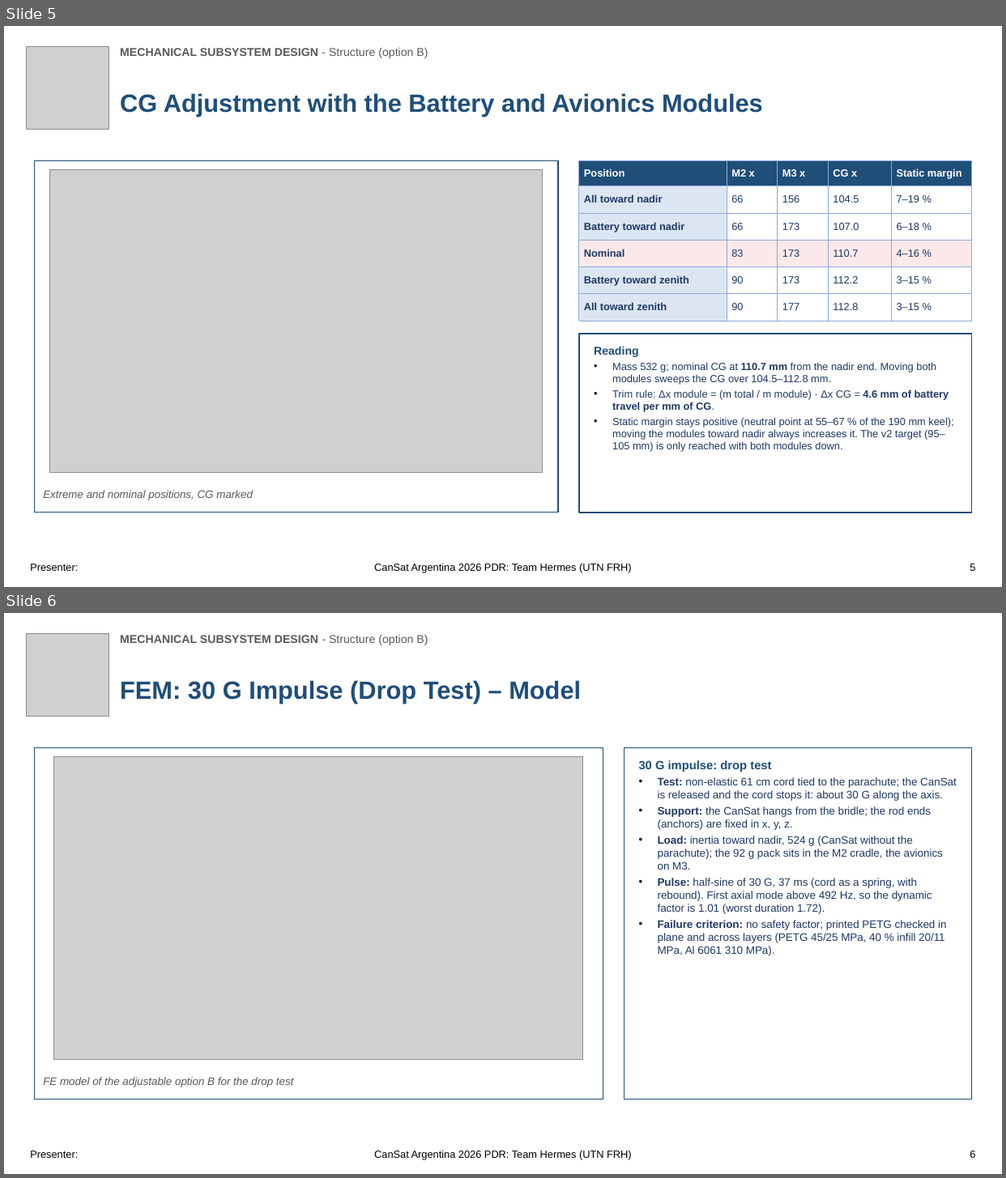
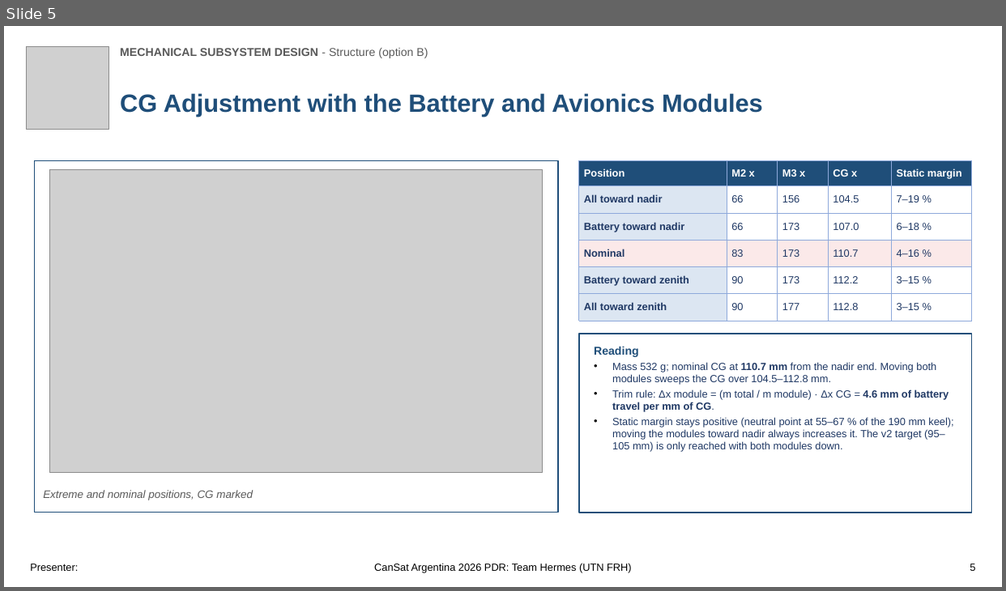
Before and after one commit to Caetano18/proyecto, a slide deck: cansat_pdr/laminas_plantilla/CanSat_PDR_Hermes_estructura_B.pptx. Shown one above the other, each under a label of ours: slides 5 and 6 before the commit, slide 5 after it. The pictures are 1006x1178 and 1006x591 pixels, drawn with LibreOffice and Linux fonts; fonts in the diff are those of the drawing; grey boxes stand for pictures; background and template pictures are left out. Boxes give left, top, right and bottom in pixels: in the first picture for what was removed or moved away, otherwise in the second. Text is boxed around its words. In the diff, an @@ line names an element or a change of style, - is before the commit and + after.

```diff
--- a/cansat_pdr/laminas_plantilla/CanSat_PDR_Hermes_estructura_B.pptx
+++ b/cansat_pdr/laminas_plantilla/CanSat_PDR_Hermes_estructura_B.pptx
@@ slide 6 removed at bbox=[4, 613, 1002, 1174], background picture (left out) @@
@@ picture removed at bbox=[27, 634, 108, 717] @@
@@ text removed at bbox=[120, 635, 428, 645] @@
-MECHANICAL SUBSYSTEM DESIGN - Structure (option B)
@@ text removed at bbox=[120, 680, 581, 704] @@
-FEM: 30 G Impulse (Drop Test) – Model
@@ rectangle removed at bbox=[34, 747, 603, 1100] @@
@@ picture removed at bbox=[54, 756, 583, 1059] @@
@@ rectangle removed at bbox=[624, 747, 972, 1100] @@
-30 G impulse: drop test
-• Test: non-elastic 61 cm cord tied to the parachute; the CanSat is released and the cord stops it: about 30 G along the axis.
-• Support: the CanSat hangs from the bridle; the rod ends (anchors) are fixed in x, y, z.
-• Load: inertia toward nadir, 524 g (CanSat without the parachute); the 92 g pack sits in the M2 cradle, the avionics on M3.
-• Pulse: half-sine of 30 G, 37 ms (cord as a spring, with rebound). First axial mode above 492 Hz, so the dynamic factor is 1.01 (worst duration 1.72).
-• Failure criterion: no safety factor; printed PETG checked in plane and across layers (PETG 45/25 MPa, 40 % infill 20/11 MPa, Al 6061 310 MPa).
@@ text removed at bbox=[43, 1077, 294, 1088] @@
-FE model of the adjustable option B for the drop test
@@ text removed at bbox=[30, 1151, 78, 1158] @@
-Presenter:
@@ text removed at bbox=[374, 1150, 632, 1161] @@
-CanSat Argentina 2026 PDR: Team Hermes (UTN FRH)
@@ text removed at bbox=[970, 1151, 975, 1158] @@
-6
```
Also in this commit, not shown: 2 slides changed, 2 other slides removed, 6 other files.
